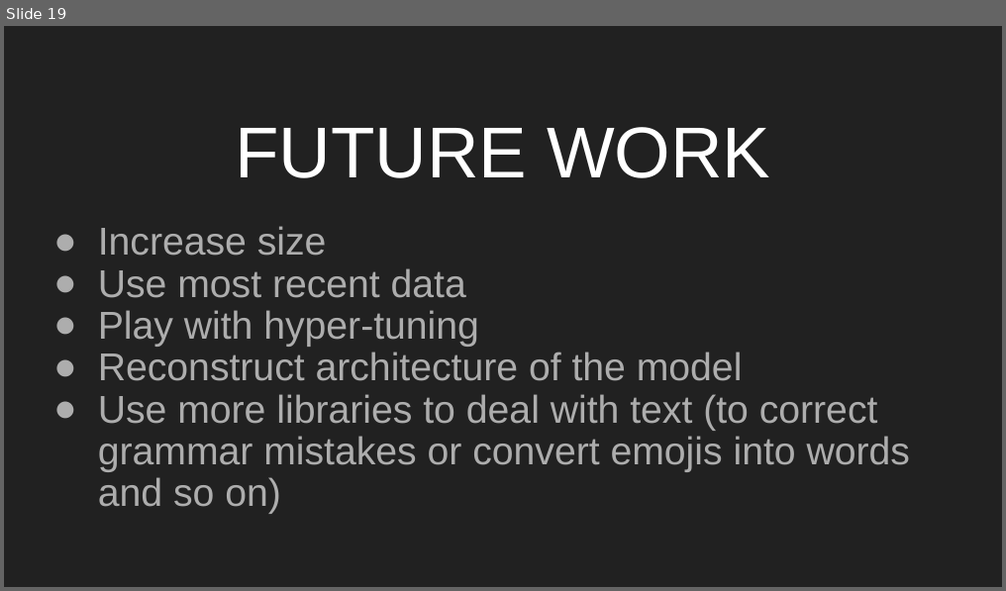
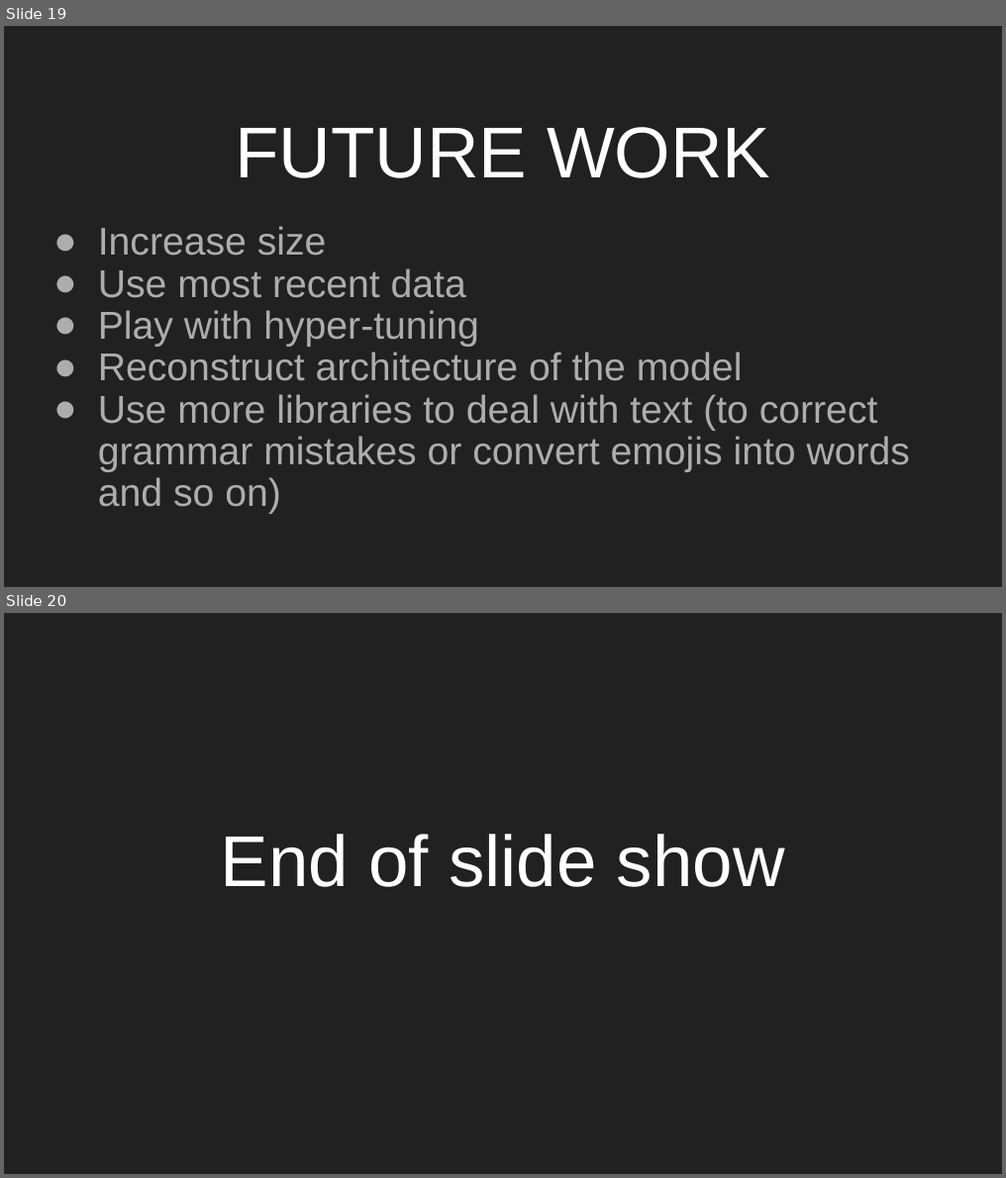
Before and after one commit to ruslan-shulhan/sentiment-analysis, a slide deck: report/presentation/pp/Sentiment analyses - presentation slide deck.pptx. Shown one above the other, each under a label of ours: slide 19 before the commit, slides 19 and 20 after it. The pictures are 1006x591 and 1006x1178 pixels, drawn with LibreOffice and Linux fonts; fonts in the diff are those of the drawing. Boxes give left, top, right and bottom in pixels: in the first picture for what was removed or moved away, otherwise in the second. Text is boxed around its words. In the diff, an @@ line names an element or a change of style, - is before the commit and + after.

```diff
--- a/report/presentation/pp/Sentiment analyses - presentation slide deck.pptx
+++ b/report/presentation/pp/Sentiment analyses - presentation slide deck.pptx
@@ slide 20 added at bbox=[4, 613, 1002, 1174], background #212121 @@
@@ title added at bbox=[221, 834, 785, 887], 52 pt, text #FFFFFF @@
+End of slide show
```
Also in this commit, not shown: 1 slide changed, 7 other files.
